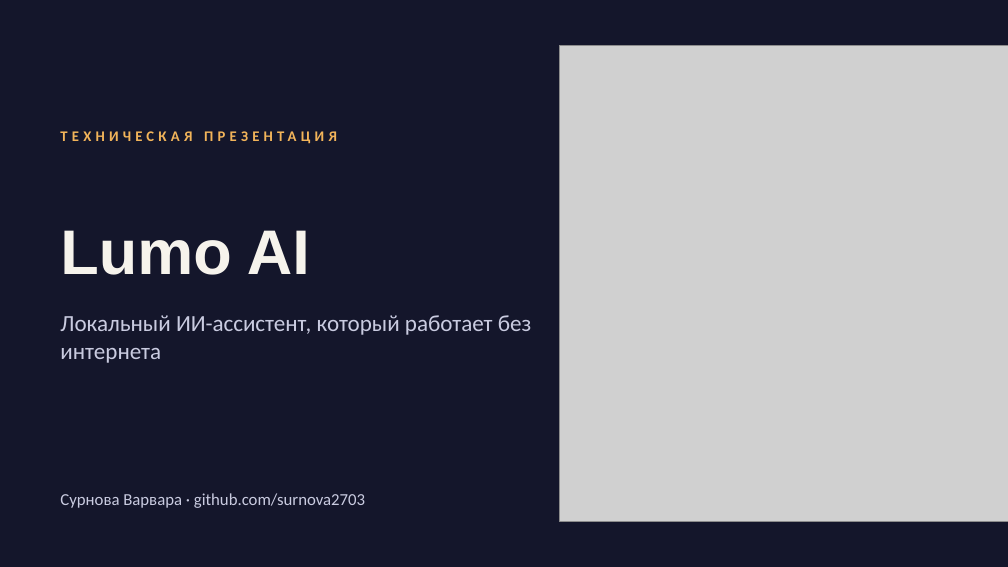
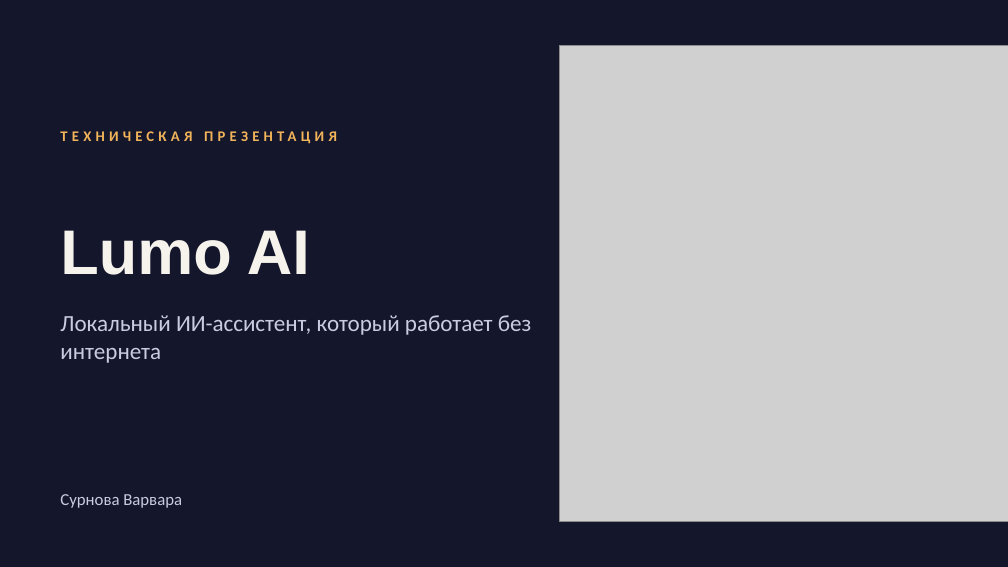
Before and after one commit to surnova2703/lumelle, a slide deck: slide 1 of docs/Lumo_AI_tech_RU.pptx. Drawn at 1008x567 pixels with LibreOffice and Linux fonts; fonts in the diff are those of the drawing; grey boxes stand for pictures. Boxes give left, top, right and bottom in pixels: in the first picture for what was removed or moved away, otherwise in the second. Text is boxed around its words. In the diff, an @@ line names an element or a change of style, - is before the commit and + after.

```diff
--- a/docs/Lumo_AI_tech_RU.pptx
+++ b/docs/Lumo_AI_tech_RU.pptx
@@ text at (60,494,182,508): text changed @@
-Сурнова Варвара · github.com/surnova2703
+Сурнова Варвара
```
Also in this commit, not shown: 1 other slide changed, 1 other file.
